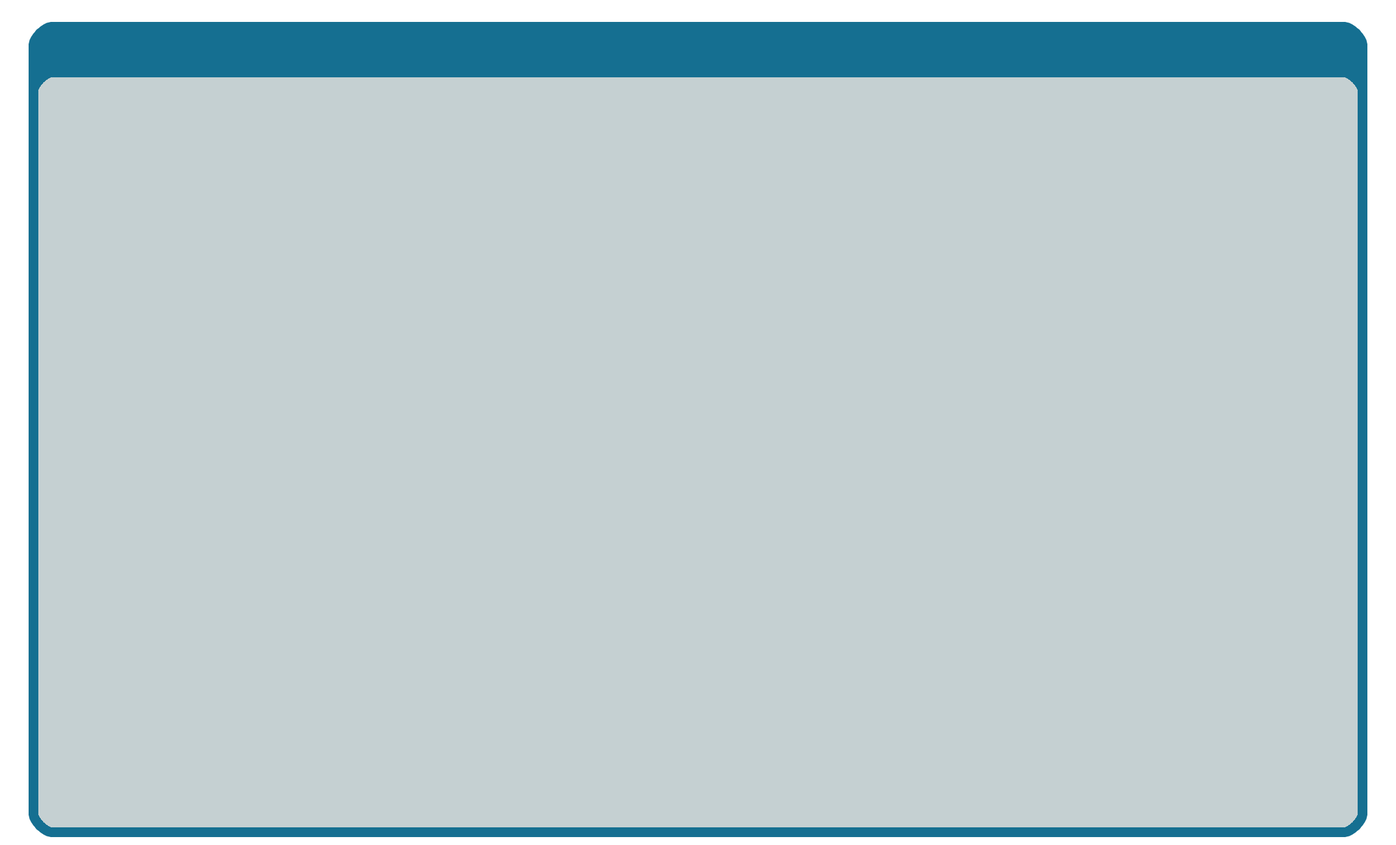
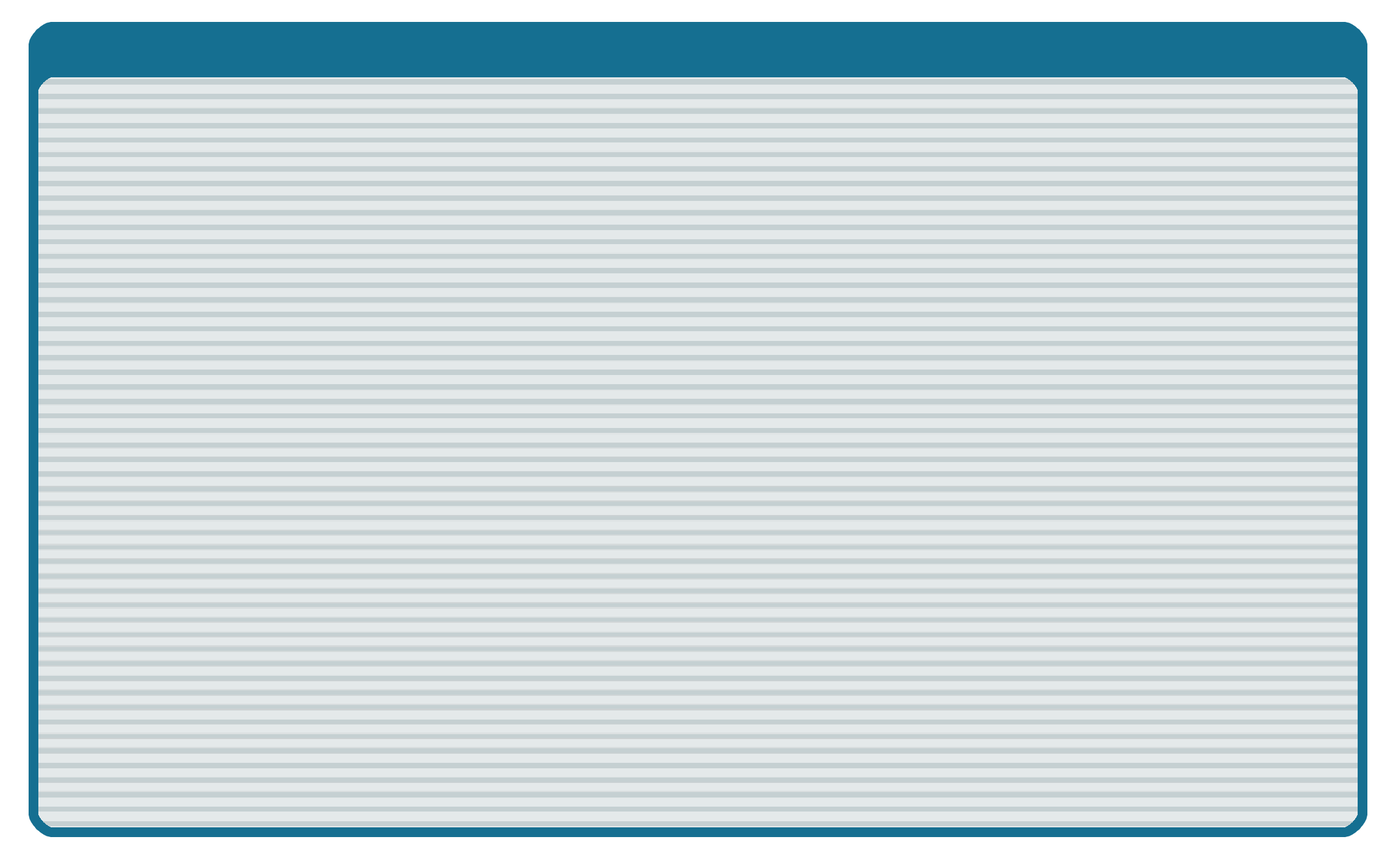
Layer changes from the first 1396 × 845 image to the second:
added layer "Capa 4" (lighten, 53%) in group "Grupo 1" over [left=38, top=77, right=1358, bottom=828]
